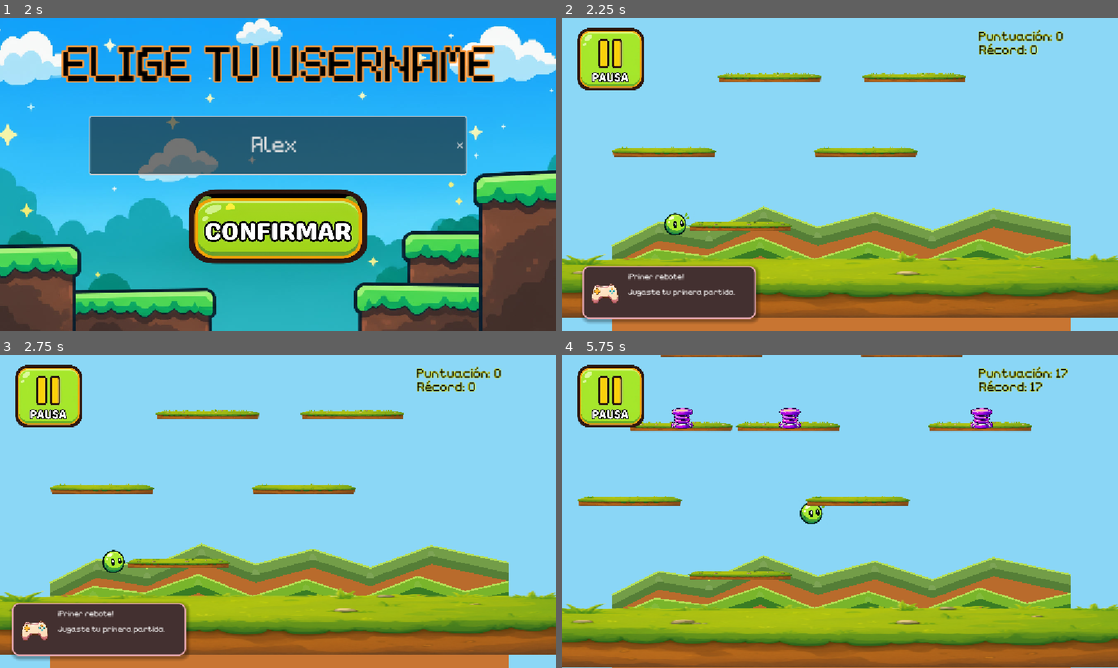
Above: before the commit, frames 1-4 (two rows, left to right).
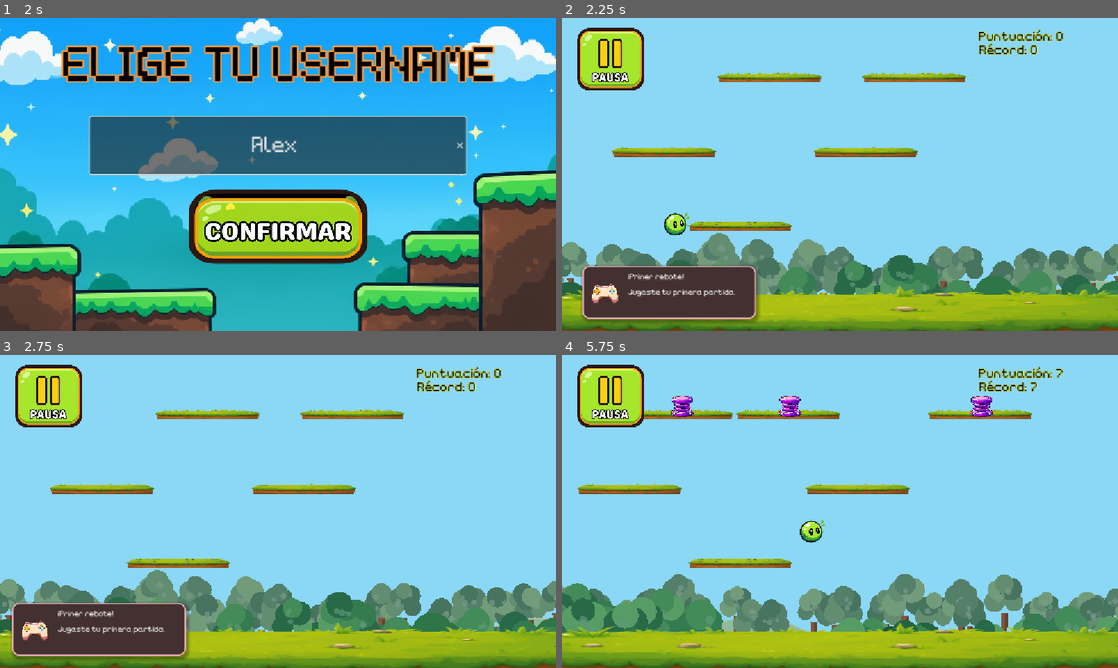
Above: after the commit, the same moments.

Repository: Miranda-511/Bounce-Up-
Game: Godot game, scene res://escenas/menu.tscn
The game is run twice, just before and just after one commit, with the same random seed, the same clock (stepped at 60 frames per second) and the same inputs.
Inputs (mouse positions are in pixels of both pictures, inside the frame that each line leads up to):
- Up to frame 1 (2 s): click (278, 187) at 0.5 s; click (278, 146) at 1.27 s; type "Alex" at 1.35 s
- Up to frame 2 (2.25 s): click (840, 227) at 2 s
- Up to frame 3 (2.75 s): no input
- Up to frame 4 (5.75 s): click (612, 395) at 2.75 s; click (684, 395) at 3.5 s; click (840, 524) at 4.25 s; hold Right (ui_right) from 5.03 s (still down)

Frame 1 is identical in both runs. In frame 2, 28% of the frame differs, in the area x 0-100%, y 60-100%; in frame 3, 28%; in frame 4, 36%, in the area x 0-100%, y 0-100%.

Commit message:
idk cambios en floor y bg

Diff:
--- a/escenas/background.tscn
+++ b/escenas/background.tscn
@@ -5,44 +5,42 @@
 script/source = "
 extends Node2D
 
-# TEXTURAS
+# ==================================
+# CONFIGURACIÓN GENERAL
+# ==================================
+
 const CLOUD_TEXTURE = preload(\"res://assets/cloud.webp\")
 
-# NUBES
-const CLOUD_AHEAD = 1200.0
-const CLOUDS_START_HEIGHT = 5500.0
-const CLOUD_SPACING_MIN = 750.0
-const CLOUD_SPACING_MAX = 1100.0
-const CLOUD_FADE_START = 9000.0
-const CLOUD_FADE_END = 15000.0
-
-# ESTRELLAS
+const CLOUDS_START_HEIGHT = 1200.0
+const CLOUD_AHEAD = 1400.0
+const CLOUD_SPACING_MIN = 450.0
+const CLOUD_SPACING_MAX = 700.0
+const CLOUD_FADE_START = 8500.0
+const CLOUD_FADE_END = 13000.0
+
+const STAR_START_HEIGHT = 20000.0
 const STAR_AHEAD = 1500.0
-const STAR_START_HEIGHT = 20000.0
-
-# PLANETAS
+
+const PLANET_START_HEIGHT = 30000.0
 const PLANET_AHEAD = 2500.0
-const PLANET_START_HEIGHT = 30000.0
 const PLANET_SPACING_MIN = 2800.0
 const PLANET_SPACING_MAX = 4500.0
 
-# OBJETOS ESPACIALES
+const SPACE_OBJECT_START = 28000.0
 const SPACE_OBJECT_AHEAD = 1800.0
-const SPACE_OBJECT_START = 28000.0
 const SPACE_OBJECT_SPACING_MIN = 450.0
 const SPACE_OBJECT_SPACING_MAX = 800.0
 
-# SUELO
-const FLOOR_TOP_Y = 582.5
-
-@onready var main = get_parent()
-
+const FOREST_BOTTOM = 1150.0
+
+var main
 var player: CharacterBody2D
+var camera: Camera2D
 var start_y: float
 
 var sky: ColorRect
 
-var mountain_layer: Node2D
+var forest_layer: Node2D
 var cloud_layer: Node2D
 var star_layer: Node2D
 var planet_layer: Node2D
@@ -56,20 +54,16 @@
 
 func _ready():
 
-	# TODO EL FONDO DETRÁS DEL JUEGO
 	z_index = -20
 
+	randomize()
+
+	main = get_parent()
+
 	await get_tree().process_frame
 
-	# BUSCAR AL JUGADOR
 	player = main.get_node_or_null(\"player\") as CharacterBody2D
-
-	if player == null:
-		player = get_tree().current_scene.find_child(
-			\"player\",
-			true,
-			false
-		) as CharacterBody2D
+	camera = main.get_node_or_null(\"Camera2D\") as Camera2D
 
 	if player == null:
 		push_error(\"No se encontró el nodo player.\")
@@ -78,53 +72,63 @@
 
 	start_y = player.global_position.y
 
-	# ELIMINAR EL FONDO ANTIGUO
-	for child in get_children():
-
-		if child.name == \"ColorRect\" or child.name == \"CanvasLayer2\":
-			remove_child(child)
-			child.queue_free()
-
-	# CREAR ELEMENTOS
 	create_sky()
 	create_world_layers()
-	create_mountains()
-
-	# NUBES: EMPEZAR LEJOS DEL SUELO
+	create_forest()
+
 	next_cloud_y = start_y - CLOUDS_START_HEIGHT
-	generate_clouds_ahead()
-
-	# ESTRELLAS
 	next_star_y = start_y - STAR_START_HEIGHT
-	generate_stars_ahead()
-
-	# PLANETAS
 	next_planet_y = start_y - PLANET_START_HEIGHT
-	generate_planets_ahead()
-
-	# OBJETOS ESPACIALES
 	next_space_y = start_y - SPACE_OBJECT_START
-	generate_space_objects_ahead()
-
-
-func _process(_delta):
-
-	if player == null:
-		return
-
-	var height = maxf(
-		0.0,
-		start_y - player.global_position.y
-	)
-
-	sky.color = get_sky_color(height)
 
 	generate_clouds_ahead()
 	generate_stars_ahead()
 	generate_planets_ahead()
 	generate_space_objects_ahead()
 
+
+func _process(_delta):
+
+	if player == null:
+		return
+
+	var height = maxf(
+		0.0,
+		start_y - player.global_position.y
+	)
+
+	sky.color = get_sky_color(height)
+
+	generate_clouds_ahead()
+	generate_stars_ahead()
+	generate_planets_ahead()
+	generate_space_objects_ahead()
+
 	cleanup_old_decorations()
+
+
+# ==================================
+# ANCHO VISIBLE DE LA CÁMARA
+# ==================================
+
+func get_world_bounds() -> Vector2:
+
+	var viewport_width = get_viewport_rect().size.x
+	var zoom_value = 1.0
+
+	if camera != null:
+		zoom_value = camera.zoom.x
+
+	var visible_width = viewport_width / zoom_value
+	var center_x = 576.0
+
+	if camera != null:
+		center_x = camera.get_screen_center_position().x
+
+	return Vector2(
+		center_x - visible_width * 0.5 - 250.0,
+		center_x + visible_width * 0.5 + 250.0
+	)
 
 
 # ==================================
@@ -161,28 +165,21 @@
 	var sky_5 = Color(\"#090F25\")
 
 	if height < 9000.0:
-
-		return sky_1.lerp(
-			sky_2,
-			height / 9000.0
-		)
+		return sky_1.lerp(sky_2, height / 9000.0)
 
 	elif height < 15000.0:
-
 		return sky_2.lerp(
 			sky_3,
 			(height - 9000.0) / 6000.0
 		)
 
 	elif height < 22000.0:
-
 		return sky_3.lerp(
 			sky_4,
 			(height - 15000.0) / 7000.0
 		)
 
 	elif height < 30000.0:
-
 		return sky_4.lerp(
 			sky_5,
 			(height - 22000.0) / 8000.0
@@ -192,35 +189,30 @@
 
 
 # ==================================
-# CAPAS DEL MUNDO
+# CAPAS
 # ==================================
 
 func create_world_layers():
 
-	# MONTAÑAS
-	mountain_layer = Node2D.new()
-	mountain_layer.name = \"Mountains\"
-	mountain_layer.z_index = -1
-	add_child(mountain_layer)
-
-	# NUBES
+	forest_layer = Node2D.new()
+	forest_layer.name = \"Forest\"
+	forest_layer.z_index = -2
+	add_child(forest_layer)
+
 	cloud_layer = Node2D.new()
 	cloud_layer.name = \"Clouds\"
 	add_child(cloud_layer)
 
-	# ESTRELLAS
 	star_layer = Node2D.new()
 	star_layer.name = \"Stars\"
 	star_layer.z_index = 1
 	add_child(star_layer)
 
-	# PLANETAS
 	planet_layer = Node2D.new()
 	planet_layer.name = \"Planets\"
 	planet_layer.z_index = 2
 	add_child(planet_layer)
 
-	# OBJETOS ESPACIALES
 	space_layer = Node2D.new()
 	space_layer.name = \"SpaceObjects\"
 	space_layer.z_index = 3
@@ -228,172 +220,392 @@
 
 
 # ==================================
-# PAISAJE TERRESTRE
-# ==================================
-
-func create_mountains():
-
-	# COLINAS DEL FONDO
-	var far_points = PackedVector2Array([
-		Vector2(-100, 545),
-		Vector2(40, 475),
-		Vector2(190, 500),
-		Vector2(350, 430),
-		Vector2(510, 490),
-		Vector2(680, 445),
-		Vector2(850, 500),
-		Vector2(1030, 435),
-		Vector2(1260, 485)
-	])
-
-	add_terrain_layer(
-		\"FarGreenHills\",
-		far_points,
-		Color(\"#739D48\"),
-		Color(\"#557E37\"),
-		Color(\"#B96B2C\"),
+# BOSQUE
+# ==================================
+
+func create_forest():
+
+	var bounds = get_world_bounds()
+	var left = bounds.x
+	var right = bounds.y
+	var width = right - left
+
+	# CIELO DECORATIVO DEL HORIZONTE
+	var distant_hill = create_hill(
+		\"FarForest\",
+		left,
+		right,
+		690.0,
+		65.0,
+		Color(\"#91B99B\"),
+		-5
+	)
+
+	forest_layer.add_child(distant_hill)
+
+	# ÁRBOLES LEJANOS
+	var far_tree_colors = [
+		Color(\"#547F69\"),
+		Color(\"#638D70\"),
+		Color(\"#729B7A\"),
+		Color(\"#47745F\")
+	]
+
+	for i in range(30):
+
+		var x = left + width * float(i) / 29.0
+		x += randf_range(-35.0, 35.0)
+
+		var y = randf_range(625.0, 710.0)
+
+		create_tree(
+			x,
+			y,
+			randf_range(0.65, 0.95),
+			far_tree_colors,
+			-4
+		)
+
+	# COLINAS INTERMEDIAS
+	var middle_hill = create_hill(
+		\"MiddleForest\",
+		left,
+		right,
+		790.0,
+		75.0,
+		Color(\"#4E9169\"),
+		-3
+	)
+
+	forest_layer.add_child(middle_hill)
+
+	# ÁRBOLES MEDIANOS
+	var middle_tree_colors = [
+		Color(\"#347B50\"),
+		Color(\"#438B59\"),
+		Color(\"#579C65\"),
+		Color(\"#286A48\")
+	]
+
+	for i in range(23):
+
+		var x = randf_range(left, right)
+		var y = randf_range(700.0, 810.0)
+
+		create_tree(
+			x,
+			y,
+			randf_range(0.85, 1.2),
+			middle_tree_colors,
+			-2
+		)
+
+	# COLINA DELANTERA
+	var front_hill = create_hill(
+		\"FrontForest\",
+		left,
+		right,
 		900.0,
-		-3
-	)
-
-	# COLINAS INTERMEDIAS
-	var middle_points = PackedVector2Array([
-		Vector2(-100, 610),
-		Vector2(30, 555),
-		Vector2(180, 575),
-		Vector2(340, 520),
-		Vector2(500, 585),
-		Vector2(660, 535),
-		Vector2(825, 590),
-		Vector2(990, 525),
-		Vector2(1130, 570),
-		Vector2(1260, 540)
-	])
-
-	add_terrain_layer(
-		\"MiddleDirtHills\",
-		middle_points,
-		Color(\"#79B52B\"),
-		Color(\"#397C24\"),
-		Color(\"#B96B2C\"),
-		1000.0,
-		-2
-	)
-
-	# COLINAS DELANTERAS
-	var near_points = PackedVector2Array([
-		Vector2(-100, 690),
-		Vector2(40, 625),
-		Vector2(190, 650),
-		Vector2(350, 600),
-		Vector2(520, 655),
-		Vector2(690, 610),
-		Vector2(850, 660),
-		Vector2(1010, 605),
-		Vector2(1160, 640),
-		Vector2(1260, 620)
-	])
-
-	add_terrain_layer(
-		\"NearGrassDirtHills\",
-		near_points,
-		Color(\"#8BCB28\"),
-		Color(\"#347A22\"),
-		Color(\"#C87532\"),
-		1100.0,
+		65.0,
+		Color(\"#367C4B\"),
 		-1
 	)
 
-
-func add_terrain_layer(
-	layer_name: String,
-	ridge_points: PackedVector2Array,
-	grass_color: Color,
-	edge_color: Color,
-	dirt_color: Color,
-	bottom_y: float,
+	forest_layer.add_child(front_hill)
+
+	# ÁRBOLES DELANTEROS
+	var front_tree_colors = [
+		Color(\"#23633E\"),
+		Color(\"#2E7547\"),
+		Color(\"#39834F\"),
+		Color(\"#1C5938\")
+	]
+
+	for i in range(17):
+
+		var x = randf_range(left, right)
+		var y = randf_range(830.0, 940.0)
+
+		create_tree(
+			x,
+			y,
+			randf_range(1.1, 1.55),
+			front_tree_colors,
+			0
+		)
+
+	# ARBUSTOS Y VEGETACIÓN
+	for i in range(45):
+
+		var x = randf_range(left, right)
+		var y = randf_range(720.0, 1010.0)
+
+		create_bush(
+			x,
+			y,
+			randf_range(0.55, 1.15)
+		)
+
+	# FLORES DECORATIVAS
+	for i in range(45):
+
+		var x = randf_range(left, right)
+		var y = randf_range(850.0, 1080.0)
+
+		create_flower(x, y)
+
+
+func create_hill(
+	hill_name: String,
+	left: float,
+	right: float,
+	base_y: float,
+	amplitude: float,
+	color: Color,
+	layer_z: int
+) -> Node2D:
+
+	var layer = Node2D.new()
+	layer.name = hill_name
+	layer.z_index = layer_z
+
+	var points = PackedVector2Array()
+
+	var segments = 40
+
+	for i in range(segments + 1):
+
+		var t = float(i) / float(segments)
+		var x = lerpf(left, right, t)
+
+		var wave = (
+			sin(t * TAU * 2.0) * 0.45 +
+			sin(t * TAU * 4.0 + 1.5) * 0.25 +
+			sin(t * TAU * 7.0) * 0.15
+		)
+
+		var y = base_y + wave * amplitude
+
+		points.append(Vector2(x, y))
+
+	points.append(Vector2(right, FOREST_BOTTOM))
+	points.append(Vector2(left, FOREST_BOTTOM))
+
+	var hill = Polygon2D.new()
+	hill.name = \"Hill\"
+	hill.polygon = points
+	hill.color = color
+
+	layer.add_child(hill)
+
+	# BRILLO SUAVE EN EL BORDE
+	var highlight = Line2D.new()
+	highlight.name = \"HillHighlight\"
+	highlight.width = 4.0
+	highlight.default_color = color.lightened(0.15)
+
+	var line_points = PackedVector2Array()
+
+	for i in range(segments + 1):
+		line_points.append(points[i])
+
+	highlight.points = line_points
+	layer.add_child(highlight)
+
+	return layer
+
+
+# ==================================
+# ÁRBOLES
+# ==================================
+
+func create_tree(
+	x: float,
+	y: float,
+	tree_scale: float,
+	colors: Array,
 	layer_z: int
 ):
 
-	var layer = Node2D.new()
-	layer.name = layer_name
-	layer.z_index = layer_z
-	mountain_layer.add_child(layer)
-
-	# TIERRA
-	var dirt = Polygon2D.new()
-	dirt.name = \"WarmSoil\"
-
-	var dirt_points = ridge_points.duplicate()
-	dirt_points.append(Vector2(1260, bottom_y))
-	dirt_points.append(Vector2(-100, bottom_y))
-
-	dirt.polygon = dirt_points
-	dirt.color = dirt_color
-
-	layer.add_child(dirt)
-
-	# BORDE REDONDEADO DEL CÉSPED
-	var grass_edge = Polygon2D.new()
-	grass_edge.name = \"RoundedGrassEdge\"
-
-	var edge_points = PackedVector2Array()
-
-	for point in ridge_points:
-		edge_points.append(point + Vector2(0, 28))
-
-	for i in range(ridge_points.size() - 1, -1, -1):
-		edge_points.append(
-			ridge_points[i] + Vector2(0, 54)
-		)
-
-	grass_edge.polygon = edge_points
-	grass_edge.color = edge_color
-
-	layer.add_child(grass_edge)
-
-	# SUPERFICIE VERDE
-	var grass = Polygon2D.new()
-	grass.name = \"BrightGrassTop\"
-
-	var grass_points = ridge_points.duplicate()
-
-	for i in range(ridge_points.size() - 1, -1, -1):
-		grass_points.append(
-			ridge_points[i] + Vector2(0, 30)
-		)
-
-	grass.polygon = grass_points
-	grass.color = grass_color
-
-	layer.add_child(grass)
-
-	# BRILLO SUPERIOR
-	var highlight = Line2D.new()
-	highlight.name = \"GrassHighlight\"
-	highlight.points = ridge_points
-	highlight.width = 5.0
-	highlight.default_color = Color(\"#B6DF55\")
-
-	layer.add_child(highlight)
-
-	# PEQUEÑOS MECHONES
-	for i in range(1, ridge_points.size() - 1):
-
-		var tuft = Polygon2D.new()
-
-		tuft.polygon = PackedVector2Array([
-			Vector2(-13, 8),
-			Vector2(-9, -5),
-			Vector2(-2, -10),
-			Vector2(5, -7),
-			Vector2(13, 8)
-		])
-
-		tuft.position = ridge_points[i] + Vector2(0, 23)
-		tuft.color = grass_color.lightened(0.08)
-
-		layer.add_child(tuft)
+	var tree = Node2D.new()
+	tree.position = Vector2(x, y)
+	tree.scale = Vector2.ONE * tree_scale
+	tree.z_index = layer_z
+
+	# TRONCO
+	var trunk = Polygon2D.new()
+
+	trunk.polygon = PackedVector2Array([
+		Vector2(-13, -5),
+		Vector2(13, -5),
+		Vector2(10, 75),
+		Vector2(-10, 75)
+	])
+
+	trunk.color = Color(\"#80563D\")
+
+	tree.add_child(trunk)
+
+	# SOMBRA DEL TRONCO
+	var trunk_shadow = Polygon2D.new()
+
+	trunk_shadow.polygon = PackedVector2Array([
+		Vector2(3, 0),
+		Vector2(13, -5),
+		Vector2(10, 75),
+		Vector2(2, 75)
+	])
+
+	trunk_shadow.color = Color(\"#64432F\")
+
+	tree.add_child(trunk_shadow)
+
+	# COPA REDONDEADA
+	var crown_positions = [
+		Vector2(0, -65),
+		Vector2(-34, -43),
+		Vector2(34, -42),
+		Vector2(-22, -83),
+		Vector2(23, -87),
+		Vector2(0, -105)
+	]
+
+	for i in range(crown_positions.size()):
+
+		var crown = Polygon2D.new()
+		crown.polygon = make_circle(
+			randf_range(30.0, 42.0),
+			32
+		)
+
+		crown.position = crown_positions[i]
+
+		var color_index = randi_range(
+			0,
+			colors.size() - 1
+		)
+
+		crown.color = colors[color_index]
+
+		tree.add_child(crown)
+
+	# DETALLES DE LUZ
+	for i in range(3):
+
+		var light = Polygon2D.new()
+
+		light.polygon = make_circle(
+			randf_range(7.0, 12.0),
+			24
+		)
+
+		light.position = Vector2(
+			randf_range(-28.0, 28.0),
+			randf_range(-95.0, -45.0)
+		)
+
+		light.color = colors[0].lightened(0.22)
+		light.color.a = 0.65
+
+		tree.add_child(light)
+
+	forest_layer.add_child(tree)
+
+
+# ==================================
+# ARBUSTOS
+# ==================================
+
+func create_bush(x: float, y: float, bush_scale: float):
+
+	var bush = Node2D.new()
+	bush.position = Vector2(x, y)
+	bush.scale = Vector2.ONE * bush_scale
+
+	var colors = [
+		Color(\"#34794B\"),
+		Color(\"#438B53\"),
+		Color(\"#579D60\")
+	]
+
+	for i in range(4):
+
+		var leaf = Polygon2D.new()
+
+		leaf.polygon = make_circle(
+			randf_range(17.0, 25.0),
+			24
+		)
+
+		leaf.position = Vector2(
+			(i - 1.5) * 17.0,
+			randf_range(-8.0, 8.0)
+		)
+
+		leaf.color = colors[
+			randi_range(0, colors.size() - 1)
+		]
+
+		bush.add_child(leaf)
+
+	forest_layer.add_child(bush)
+
+
+# ==================================
+# FLORES
+# ==================================
+
+func create_flower(x: float, y: float):
+
+	var flower = Node2D.new()
+	flower.position = Vector2(x, y)
+
+	var stem = Line2D.new()
+	stem.points = PackedVector2Array([
+		Vector2.ZERO,
+		Vector2(0, -12)
+	])
+
+	stem.width = 2.0
+	stem.default_color = Color(\"#376D3E\")
+
+	flower.add_child(stem)
+
+	var flower_colors = [
+		Color(\"#F7D77A\"),
+		Color(\"#F4A6A6\"),
+		Color(\"#E9D8F7\"),
+		Color(\"#FFFFFF\")
+	]
+
+	var petal_color = flower_colors[
+		randi_range(0, flower_colors.size() - 1)
+	]
+
+	for i in range(5):
+
+		var angle = TAU * float(i) / 5.0
+
+		var petal = Polygon2D.new()
+		petal.polygon = make_circle(3.5, 16)
+
+		petal.position = Vector2(
+			cos(angle) * 5.0,
+			-12.0 + sin(angle) * 5.0
+		)
+
+		petal.color = petal_color
+
+		flower.add_child(petal)
+
+	var center = Polygon2D.new()
+	center.polygon = make_circle(2.5, 16)
+	center.position = Vector2(0, -12)
+	center.color = Color(\"#E8B84B\")
+
+	flower.add_child(center)
+
+	forest_layer.add_child(flower)
 
 
 # ==================================
@@ -416,21 +628,19 @@
 	if alpha <= 0.02:
 		return
 
+	var bounds = get_world_bounds()
+
 	var cloud = Sprite2D.new()
 	cloud.texture = CLOUD_TEXTURE
 
 	cloud.position = Vector2(
-		randf_range(40.0, 1112.0),
+		randf_range(bounds.x, bounds.y),
 		cloud_y
 	)
 
-	var cloud_size = randf_range(0.7, 1.15)
-
-	cloud.scale = Vector2(
-		cloud_size,
-		cloud_size
-	)
-
+	var cloud_size = randf_range(0.75, 1.25)
+
+	cloud.scale = Vector2.ONE * cloud_size
 	cloud.flip_h = randf() < 0.5
 	cloud.modulate = Color(1, 1, 1, alpha)
 
@@ -443,10 +653,10 @@
 
 		create_cloud(next_cloud_y)
 
-		if randf() < 0.15:
+		if randf() < 0.30:
 
 			create_cloud(
-				next_cloud_y + randf_range(100.0, 180.0)
+				next_cloud_y + randf_range(100.0, 220.0)
 			)
 
 		next_cloud_y -= randf_range(
@@ -456,8 +666,26 @@
 
 
 # ==================================
-# ESTRELLAS
-# ==================================
+# FORMAS
+# ==================================
+
+func make_circle(
+	radius: float,
+	segments: int = 32
+) -> PackedVector2Array:
+
+	var points = PackedVector2Array()
+
+	for i in range(segments):
+
+		var angle = TAU * float(i) / float(segments)
+
+		points.append(
+			Vector2(cos(angle), sin(angle)) * radius
+		)
+
+	return points
+
 
 func make_star(radius: float) -> PackedVector2Array:
 
@@ -478,7 +706,13 @@
 	return points
 
 
+# ==================================
+# ESTRELLAS
+# ==================================
+
 func create_star(star_y: float):
+
+	var bounds = get_world_bounds()
 
 	var star = Polygon2D.new()
 	var radius = randf_range(2.0, 4.0)
@@ -493,7 +727,7 @@
 	)
 
 	star.position = Vector2(
-		randf_range(20.0, 1132.0),
+		randf_range(bounds.x, bounds.y),
 		star_y
 	)
 
@@ -517,31 +751,15 @@
 # PLANETAS
 # ==================================
 
-func make_circle(
-	radius: float,
-	segments: int = 32
-) -> PackedVector2Array:
-
-	var points = PackedVector2Array()
-
-	for i in range(segments):
-
-		var angle = TAU * float(i) / float(segments)
-
-		points.append(
-			Vector2(cos(angle), sin(angle)) * radius
-		)
-
-	return points
-
-
 func create_planet(planet_y: float):
+
+	var bounds = get_world_bounds()
 
 	var planet = Node2D.new()
 	planet.name = \"Planet\"
 
 	planet.position = Vector2(
-		randf_range(140.0, 1012.0),
+		randf_range(bounds.x + 150.0, bounds.y - 150.0),
 		planet_y
 	)
 
@@ -560,7 +778,6 @@
 		randi_range(0, planet_colors.size() - 1)
 	]
 
-	# ANILLOS
 	if randf() < 0.55:
 
 		var ring = Line2D.new()
@@ -583,7 +800,6 @@
 		ring.points = ring_points
 		planet.add_child(ring)
 
-	# BRILLO
 	var halo = Polygon2D.new()
 	halo.polygon = make_circle(radius * 1.12)
 	halo.color = planet_color.lightened(0.35)
@@ -591,14 +807,12 @@
 
 	planet.add_child(halo)
 
-	# CUERPO
 	var body = Polygon2D.new()
 	body.polygon = make_circle(radius, 48)
 	body.color = planet_color
 
 	planet.add_child(body)
 
-	# CRÁTERES
 	for i in range(randi_range(2, 4)):
 
 		var crater = Polygon2D.new()
@@ -642,10 +856,12 @@
 
 func create_asteroid(asteroid_y: float):
 
+	var bounds = get_world_bounds()
+
 	var asteroid = Node2D.new()
 
 	asteroid.position = Vector2(
-		randf_range(40.0, 1112.0),
+		randf_range(bounds.x, bounds.y),
 		asteroid_y
 	)
 
@@ -660,10 +876,7 @@
 		var variation = randf_range(0.75, 1.2)
 
 		points.append(
-			Vector2(
-				cos(angle),
-				sin(angle)
-			) * radius * variation
+			Vector2(cos(angle), sin(angle)) * radius * variation
 		)
 
 	var body = Polygon2D.new()
@@ -711,10 +924,12 @@
 
 func create_satellite(satellite_y: float):
 
+	var bounds = get_world_bounds()
+
 	var satellite = Node2D.new()
 
 	satellite.position = Vector2(
-		randf_range(150.0, 1000.0),
+		randf_range(bounds.x + 150.0, bounds.y - 150.0),
 		satellite_y
 	)
 
@@ -760,15 +975,17 @@
 
 
 # ==================================
-# ESTRELLAS FUGACES
+# COMETAS
 # ==================================
 
 func create_comet(comet_y: float):
 
+	var bounds = get_world_bounds()
+
 	var comet = Node2D.new()
 
 	comet.position = Vector2(
-		randf_range(100.0, 1000.0),
+		randf_range(bounds.x + 100.0, bounds.y - 100.0),
 		comet_y
 	)
 
@@ -795,7 +1012,7 @@
 
 
 # ==================================
-# GENERACIÓN DE OBJETOS ESPACIALES
+# GENERACIÓN ESPACIAL
 # ==================================
 
 func generate_space_objects_ahead():
--- a/escenas/floor.tscn
+++ b/escenas/floor.tscn
@@ -8,12 +8,12 @@
 [node name="floor" type="Node2D" unique_id=1799524660]
 
 [node name="Sprite2D" type="Sprite2D" parent="." unique_id=974689065]
-position = Vector2(593, 650)
-scale = Vector2(3.85, 0.95)
+position = Vector2(593, 756.99994)
+scale = Vector2(3.7, 0.987)
 texture = ExtResource("1_qm5f7")
 
 [node name="StaticBody2D" type="StaticBody2D" parent="." unique_id=1078611672]
 
 [node name="CollisionShape2D" type="CollisionShape2D" parent="StaticBody2D" unique_id=2048186363]
-position = Vector2(576, 663)
+position = Vector2(576, 760)
 shape = SubResource("RectangleShape2D_eaw6l")
